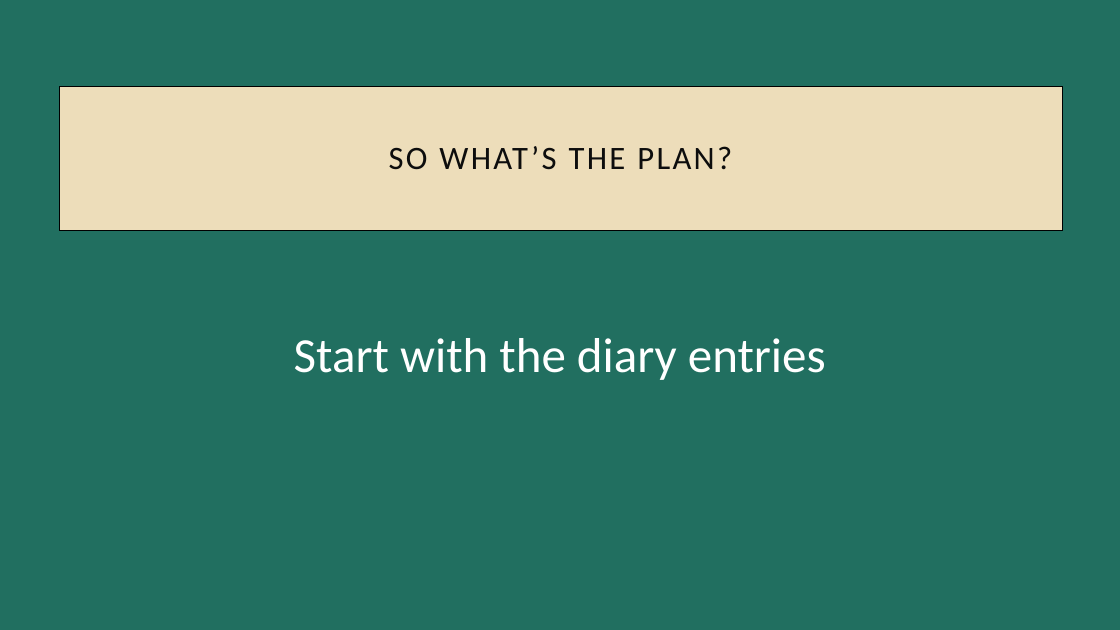
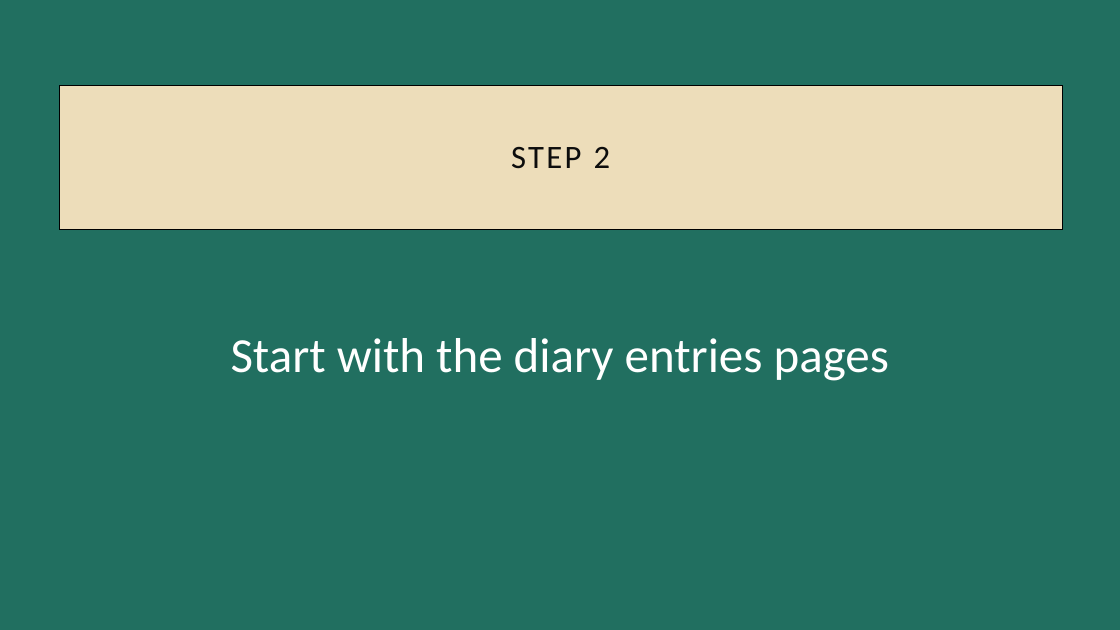
Before and after one commit to brianhawking/Mad157, a slide deck: slide 9 of Semester Project Presentation V2.pptx (slide 6 before the commit). Drawn at 1120x630 pixels with LibreOffice and Linux fonts; fonts in the diff are those of the drawing. Boxes give left, top, right and bottom in pixels: in the first picture for what was removed or moved away, otherwise in the second. Text is boxed around its words. In the diff, an @@ line names an element or a change of style, - is before the commit and + after.

```diff
--- a/Semester Project Presentation V2.pptx
+++ b/Semester Project Presentation V2.pptx
@@ text in rectangle at box(511, 147, 611, 169): text changed @@
-SO WHAT’S THE PLAN?
+STEP 2
@@ text at box(231, 338, 889, 381): text changed @@
-Start with the diary entries
+Start with the diary entries pages
```
Also in this commit, not shown: 6 other slides changed, 3 slides added, 5 slides removed, 2 other files.
